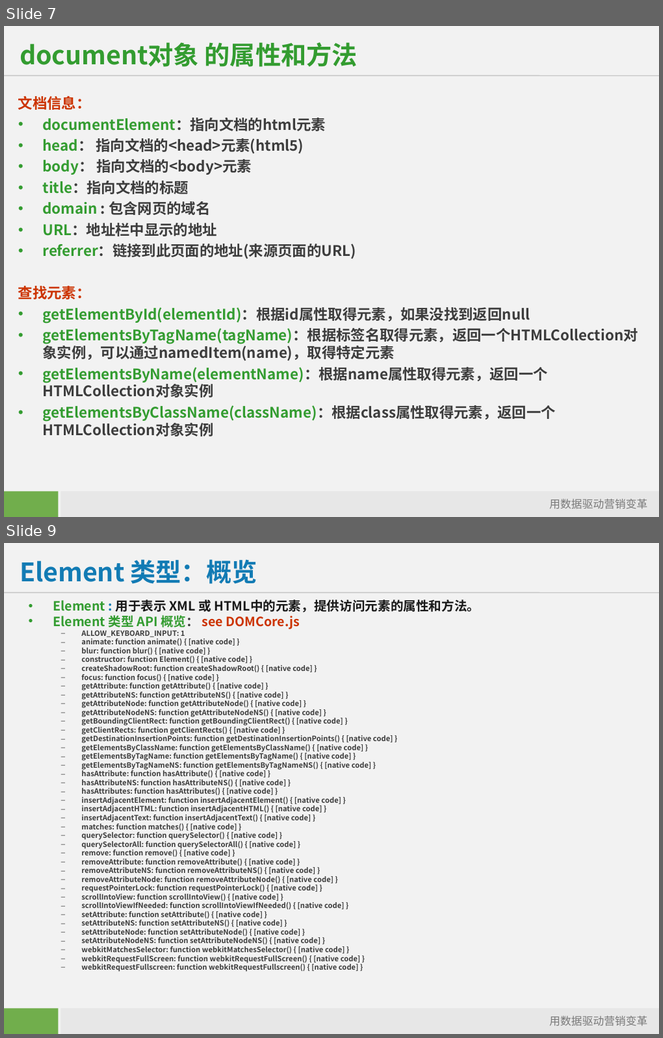
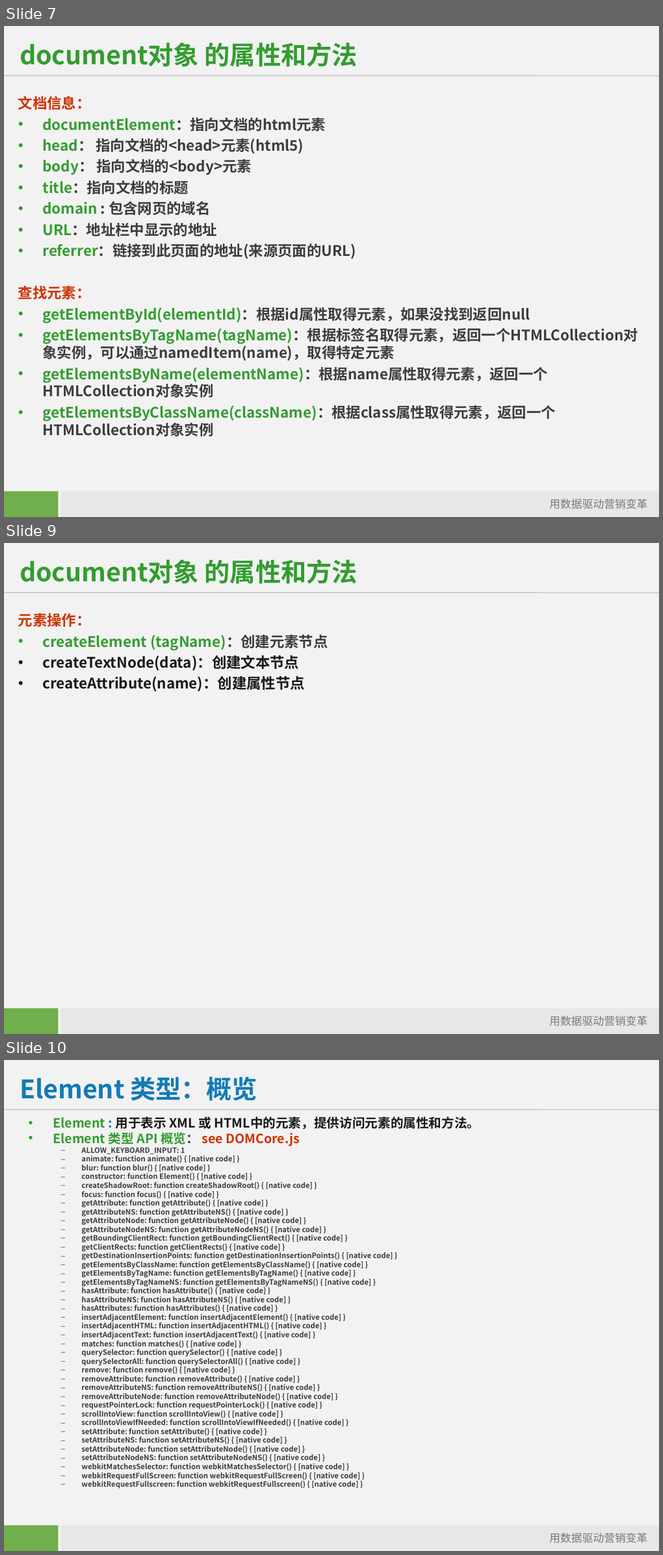
Before and after one commit to starzou/dom-edge, a slide deck: doc/DOM及其应用-DOM-API详解.ppt. Shown one above the other, each under a label of ours: slides 7 and 9 before the commit, slides 7, 9 and 10 after it; the slides between them are not shown. The pictures are 663x1038 and 663x1555 pixels, drawn with LibreOffice and Linux fonts; fonts in the diff are those of the drawing; background and template pictures are left out. Boxes give left, top, right and bottom in pixels: in the first picture for what was removed or moved away, otherwise in the second. Text is boxed around its words. In the diff, an @@ line names an element or a change of style, - is before the commit and + after.

Commit message:
完成 Element

```diff
--- a/doc/DOM及其应用-DOM-API详解.ppt
+++ b/doc/DOM及其应用-DOM-API详解.ppt
@@ slide 9 added at bbox=[4, 543, 659, 1034], background #F2F2F2; not listed: 4 template elements that a slide beside it also shows @@
@@ title added at bbox=[20, 559, 358, 584], 28 pt, text #339C30, bold @@
+document对象 的属性和方法
@@ text added at bbox=[18, 613, 328, 692], 16 pt, text #181818, bold @@
+元素操作：
+• createElement (tagName)：创建元素节点
+• createTextNode(data)：创建文本节点
+• createAttribute(name)：创建属性节点
@@ what was slide 9 is now slide 10 @@
```
Also in this commit, not shown: 3 other slides added, 2 other files.
